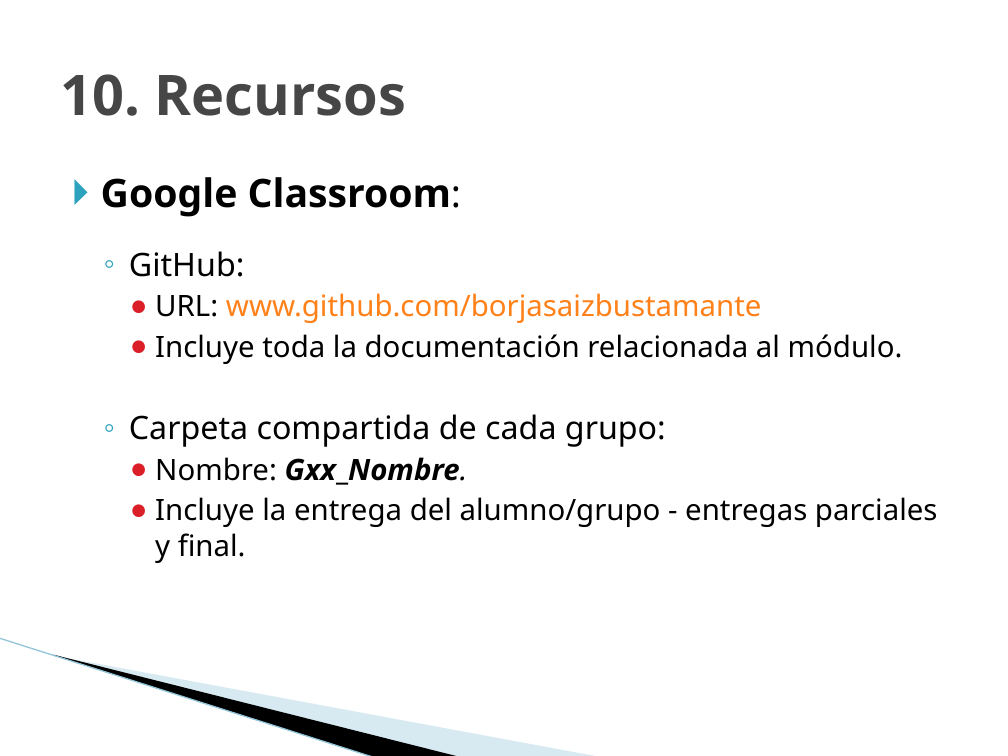
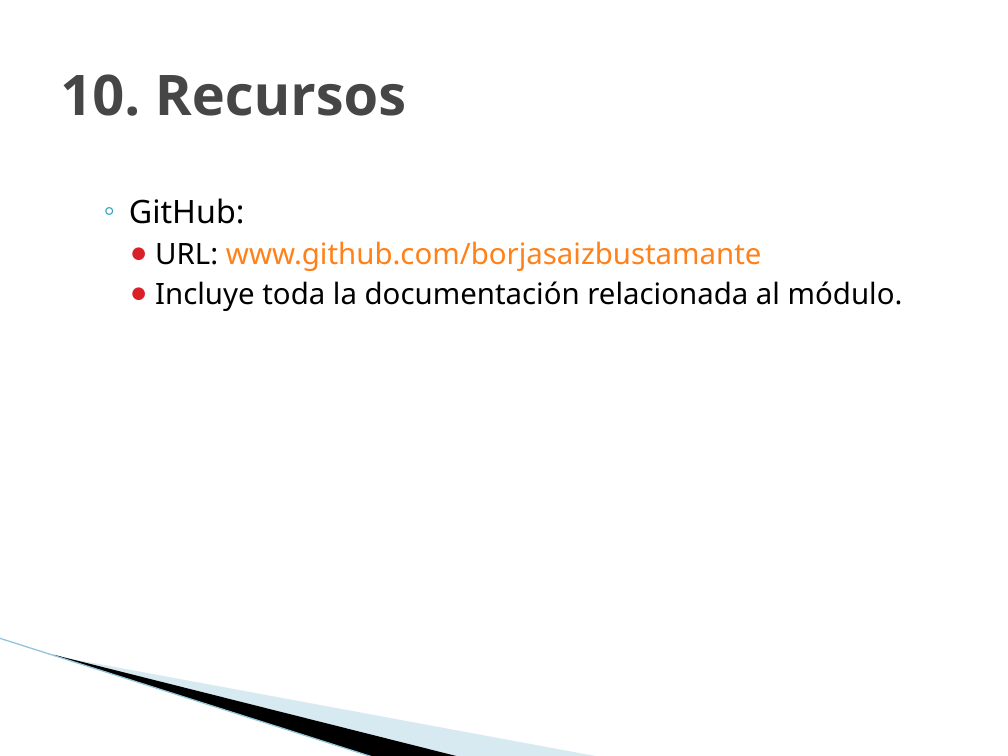
Before and after one commit to borjasaizbustamante/Proyecto-2DAM, a slide deck: slide 18 of UD0-Presentación Proyecto 2024-2025.pptx. Drawn at 1008x756 pixels with LibreOffice and Linux fonts; fonts in the diff are those of the drawing; background and template pictures are left out. Boxes give left, top, right and bottom in pixels: in the first picture for what was removed or moved away, otherwise in the second. Text is boxed around its words. In the diff, an @@ line names an element or a change of style, - is before the commit and + after.

```diff
--- a/UD0-Presentación Proyecto 2024-2025.pptx
+++ b/UD0-Presentación Proyecto 2024-2025.pptx
@@ text at (101,177,451,217): paragraph removed @@
-🞂 Google Classroom:
@@ text at (129,414,938,563): paragraphs removed @@
-  ◦ Carpeta compartida de cada grupo:
-    ● Nombre: Gxx_Nombre.
-    ● Incluye la entrega del alumno/grupo - entregas parciales y final.
```
Also in this commit, not shown: 5 other files.
